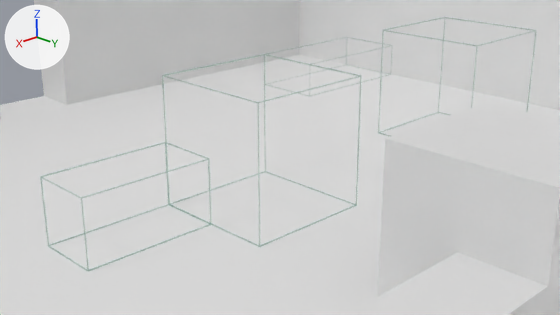
The Blender file Blender files/draft level.blend as it was, and as the next commit left it.
Before and after are seen from the file's camera 'Camera'. Lighting does not change. The marker at upper left points along +X, +Y and +Z.
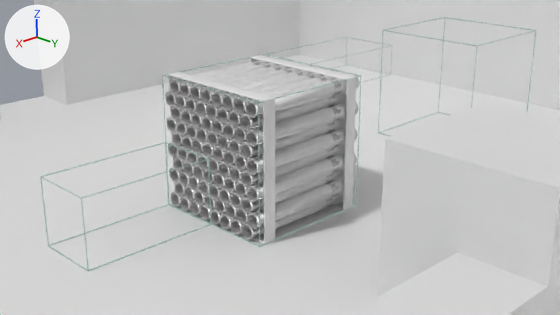
Where the change shows, as pixel boxes (x1, y1, x2, y2) in the pictures (560 x 315 px):
'Cylinder.001', added: after (165, 57, 359, 240)
'Cube.009', added: after (168, 55, 357, 244)

The change, as a list of edits to the scene's bpy script:
```text
Add img_pipes_222_steel_normal_png:
    img_pipes_222_steel_normal_png = load_image('pipes_222_steel_Normal.png', 'pipes_222_steel_Normal.png', 1024, 1024, 'sRGB')
Add img_pipes_222_steel_albedotransparency_png:
    img_pipes_222_steel_albedotransparency_png = load_image('pipes_222_steel_AlbedoTransparency.png', 'pipes_222_steel_AlbedoTransparency.png', 1024, 1024, 'sRGB')
Add img_pipes_222_steel_metallicsmoothness_png:
    img_pipes_222_steel_metallicsmoothness_png = load_image('pipes_222_steel_MetallicSmoothness.png', 'pipes_222_steel_MetallicSmoothness.png', 1024, 1024, 'sRGB')
Add img_pipes_222_rubber_normal_png:
    img_pipes_222_rubber_normal_png = load_image('pipes_222_rubber_Normal.png', 'pipes_222_rubber_Normal.png', 1024, 1024, 'Non-Color')
Add mat_steel:
    mat_steel = bpy.data.materials.new('steel')
    # uses the picture img_pipes_222_steel_albedotransparency_png
    # uses the picture img_pipes_222_steel_metallicsmoothness_png
    # uses the picture img_pipes_222_steel_normal_png
Add mat_rubber:
    mat_rubber = bpy.data.materials.new('rubber')
    # uses the picture img_pipes_222_rubber_normal_png
Add me_cylinder:
    me_cylinder.from_pydata(...)  # 768 vertices, 768 faces; spans x -2.0..0.0, y 0.05..0.39, z 0.03..0.45
    me_cylinder.polygons.foreach_set('use_smooth', [True] * 768)
    me_cylinder.materials.append(mat_steel)
Add me_cube_010:
    me_cube_010.from_pydata(...)  # 32 vertices, 32 faces; spans x -1.9..-0.1, y 0.0..2.0, z 0.0..2.0
    me_cube_010.polygons.foreach_set('use_smooth', [True] * 32)
    me_cube_010.materials.append(mat_rubber)  # its picture is missing
Add ob_cube_009:
    ob_cube_009 = bpy.data.objects.new('Cube.009', me_cube_010)
    ob_cube_009.parent = ob_cylinder_001
    ob_cube_009.matrix_parent_inverse = Matrix(((1.0, 0.0, 0.0, -1.0), (0.0, 1.0, 0.0, 1.0), (0.0, 0.0, 1.0, 0.0), (0.0, 0.0, 0.0, 1.0)))
    ob_cube_009.location = (1.0, -1.0, 0.0)
    _m = ob_cube_009.modifiers.new('Bevel', 'BEVEL')
    _m.segments = 2
Add ob_cylinder_001:
    ob_cylinder_001 = bpy.data.objects.new('Cylinder.001', me_cylinder)
    ob_cylinder_001.location = (1.0, -1.0, 0.0)
    _m = ob_cylinder_001.modifiers.new('EdgeSplit', 'EDGE_SPLIT')
    _m.split_angle = 0.501
    _m = ob_cylinder_001.modifiers.new('Array', 'ARRAY')
    _m.count = 8
    _m.use_constant_offset = True
    _m.constant_offset_displace = (0.0, 0.227, 0.0)
    _m.use_relative_offset = False
    _m.relative_offset_displace = (0.0, 1.0, 0.0)
    _m = ob_cylinder_001.modifiers.new('Array.001', 'ARRAY')
    _m.count = 5
    _m.use_constant_offset = True
    _m.constant_offset_displace = (0.0, 0.0, 0.386)
    _m.use_relative_offset = False
    _m.relative_offset_displace = (0.0, 0.0, 1.7)
```
